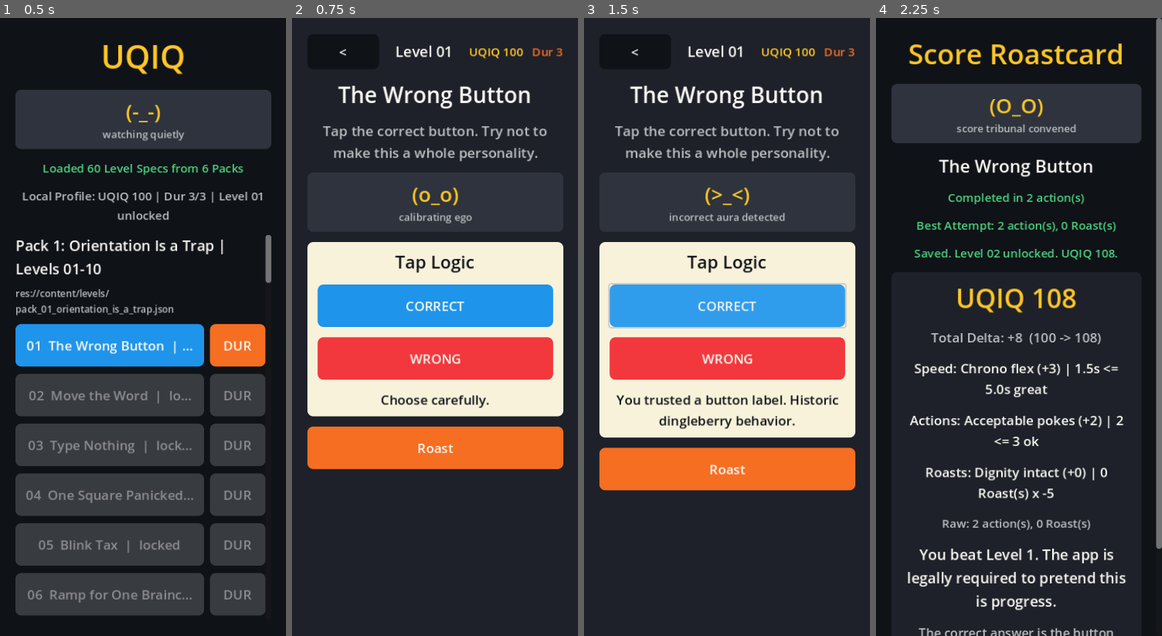
Above: before the commit, frames 1-4 (left to right).
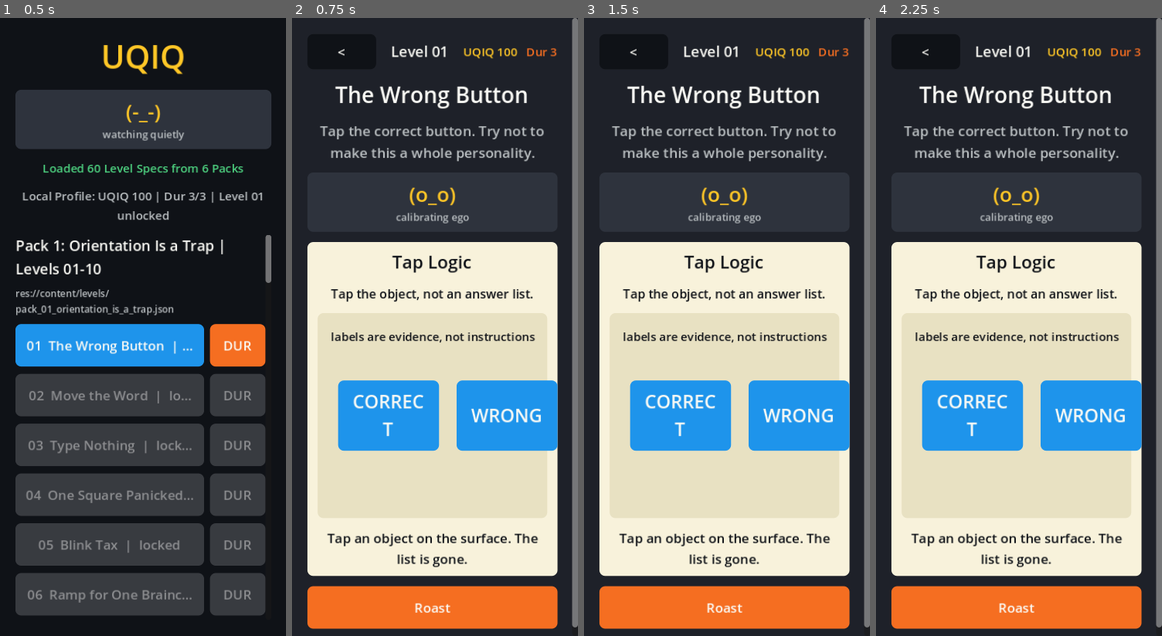
Above: after the commit, the same moments.

Repository: scwlkr/UQIQ
Game: Godot game, scene res://scenes/Main.tscn
Same seed, same stepped clock (60 frames per second), same inputs: the game is played once before the commit and once after it.
Inputs (mouse positions are in pixels of both pictures, inside the frame that each line leads up to):
- Up to frame 1 (0.5 s): no input
- Up to frame 2 (0.75 s): click "01 The Wrong Button | playable" at 0.5 s
- Up to frame 3 (1.5 s): click (727, 308) at 1.25 s, where only the run before the commit has a clickable "CORRECT"
- Up to frame 4 (2.25 s): click (1019, 357) at 2 s, where only the run before the commit has a clickable "WRONG"

Frame 1 is identical in both runs. In frame 2, 53% of the frame differs, in the area x 5-100%, y 0-99%; in frame 3, 53%; in frame 4, 67%, in the area x 5-100%, y 4-100%.

Commit message:
Add tactile Tap Logic prototype

Diff:
--- a/content/levels/pack_01_orientation_is_a_trap.json
+++ b/content/levels/pack_01_orientation_is_a_trap.json
@@ -16,14 +16,32 @@
           {
             "id": "correct_button",
             "label": "CORRECT",
-            "role": "decoy"
+            "role": "decoy",
+            "scene_position": [
+              28,
+              92
+            ],
+            "scene_size": [
+              138,
+              96
+            ]
           },
           {
             "id": "wrong_button",
             "label": "WRONG",
-            "role": "correct"
+            "role": "correct",
+            "scene_position": [
+              190,
+              92
+            ],
+            "scene_size": [
+              138,
+              96
+            ]
           }
         ],
+        "interaction_model": "direct_tap_scene",
+        "scene_prompt": "Tap the object, not an answer list.",
         "feedback_on_wrong_tap": "Nope. The label was loud, not right."
       },
       "solution": {
@@ -56,7 +74,7 @@
       "assets": {
         "style": "flat_vector",
         "shapes": [
-          "two_large_buttons",
+          "two_tappable_scene_objects",
           "judge_face_stub"
         ]
       },
--- a/scripts/main.gd
+++ b/scripts/main.gd
@@ -39,6 +39,7 @@
 var _last_score_result := {}
 var _level_list_notice := ""
 var _level_started_at_msec := 0
+var _last_direct_tap_target_id := ""
 var _feedback_counts := {}
 var _last_feedback_kind := ""
 var _feedback_player: AudioStreamPlayer
@@ -340,6 +341,7 @@
 	_last_score_result = {}
 	_level_list_notice = ""
 	_text_input = null
+	_last_direct_tap_target_id = ""
 	_selected_drag_id = ""
 	_dragging_object_id = ""
 	_dragging_tile = null
@@ -842,6 +844,10 @@
 
 
 func _render_tap_logic(stage_box: VBoxContainer) -> void:
+	if _uses_direct_tap_scene():
+		_render_direct_tap_scene(stage_box)
+		return
+
 	var targets = _rules().get("tap_targets", [])
 	if typeof(targets) == TYPE_ARRAY:
 		for target in targets:
@@ -853,6 +859,34 @@
 			stage_box.add_child(target_button)
 
 	_add_feedback(stage_box, "Choose carefully.")
+
+
+func _render_direct_tap_scene(stage_box: VBoxContainer) -> void:
+	_add_label(stage_box, str(_rules().get("scene_prompt", "Tap the right object in the scene.")), 17, COLOR_INK)
+
+	var surface := Panel.new()
+	surface.name = "tap_scene_surface"
+	surface.custom_minimum_size = Vector2(0, 280)
+	surface.size_flags_horizontal = Control.SIZE_EXPAND_FILL
+	surface.add_theme_stylebox_override("panel", _flat_box(Color(0.91, 0.88, 0.76), 8))
+	stage_box.add_child(surface)
+
+	var hint := _new_label("labels are evidence, not instructions", 16, COLOR_INK)
+	hint.position = Vector2(18, 18)
+	hint.size = Vector2(300, 28)
+	hint.horizontal_alignment = HORIZONTAL_ALIGNMENT_LEFT
+	surface.add_child(hint)
+
+	var targets = _rules().get("tap_targets", [])
+	if typeof(targets) == TYPE_ARRAY:
+		for index in range(targets.size()):
+			var target = targets[index]
+			if typeof(target) != TYPE_DICTIONARY:
+				continue
+
+			surface.add_child(_make_direct_tap_target(target, index))
+
+	_add_feedback(stage_box, "Tap an object on the surface. The list is gone.")
 
 
 func _render_drag_logic(stage_box: VBoxContainer) -> void:
@@ -1097,8 +1131,31 @@
 	_add_feedback(stage_box, "Deterministic choice fallback until this Level gets a direct drawing spec.")
 
 
+func _uses_direct_tap_scene() -> bool:
+	return str(_rules().get("interaction_model", "")) == "direct_tap_scene"
+
+
 func _uses_direct_physics_draw() -> bool:
 	return str(_rules().get("interaction_model", "")) == "direct_draw_line_then_release"
+
+
+func _make_direct_tap_target(target: Dictionary, index: int) -> PanelContainer:
+	var target_id := str(target.get("id", "target"))
+	var pad := PanelContainer.new()
+	pad.name = "tap_scene_target_%s" % target_id
+	pad.custom_minimum_size = _vector2_from_array(target.get("scene_size", []), Vector2(138, 96))
+	pad.size = pad.custom_minimum_size
+	pad.position = _vector2_from_array(target.get("scene_position", []), Vector2(28 + (index * 162), 92))
+	pad.mouse_filter = Control.MOUSE_FILTER_STOP
+	pad.set_meta("target_id", target_id)
+	pad.add_theme_stylebox_override("panel", _flat_box(COLOR_BLUE, 8))
+	pad.gui_input.connect(Callable(self, "_handle_direct_tap_scene_input").bind(target_id, pad))
+
+	var label := _new_label(str(target.get("label", "Tap")), 25, COLOR_TEXT)
+	label.vertical_alignment = VERTICAL_ALIGNMENT_CENTER
+	label.mouse_filter = Control.MOUSE_FILTER_IGNORE
+	pad.add_child(label)
+	return pad
 
 
 func _make_drag_tile(object: Dictionary) -> PanelContainer:
@@ -1158,6 +1215,17 @@
 		else:
 			_handle_direct_drag_drop(object_id, drop_target_id)
 		_mark_input_handled()
+
+
+func _handle_direct_tap_scene_input(event: InputEvent, target_id: String, pad: Control) -> void:
+	if not _is_primary_press(event):
+		return
+
+	_last_direct_tap_target_id = target_id
+	if pad != null and is_instance_valid(pad):
+		pad.add_theme_stylebox_override("panel", _flat_box(COLOR_YELLOW, 8))
+	_handle_tap_target(target_id)
+	_mark_input_handled()
 
 
 func _move_drag_tile(event: InputEvent, tile: Control) -> void:
@@ -1524,6 +1592,16 @@
 	return {}
 
 
+func _vector2_from_array(value: Variant, fallback: Vector2) -> Vector2:
+	if typeof(value) != TYPE_ARRAY:
+		return fallback
+
+	var values: Array = value
+	if values.size() < 2:
+		return fallback
+	return Vector2(float(values[0]), float(values[1]))
+
+
 func _score_component_text(components: Dictionary, key: String, title: String, fallback_label: String) -> String:
 	var component := _dictionary_from(components.get(key, {}))
 	var label := str(component.get("label", fallback_label))
--- /dev/null
+++ b/scripts/verify_issue_43_tactile_tap_logic.gd
@@ -0,0 +1,150 @@
+extends SceneTree
+
+const LevelLoaderScript := preload("res://scripts/level_loader.gd")
+const LocalProfileScript := preload("res://scripts/local_profile.gd")
+const MainScene := preload("res://scenes/Main.tscn")
+const TEST_SAVE_PATH := "user://issue_43_tactile_tap_logic_profile.json"
+
+var _loader := LevelLoaderScript.new()
+var _pack_set := {}
+var _main: Control
+var _profile: RefCounted
+var _failed := false
+
+
+func _initialize() -> void:
+	_remove_test_save()
+	_pack_set = _loader.load_default_packs()
+	_require(not _pack_set.is_empty(), _loader.last_error)
+	if _failed:
+		return
+
+	_boot_main_scene()
+	if _failed:
+		return
+
+	_verify_tactile_tap_logic()
+	if _failed:
+		return
+
+	print("Issue #43 Tap Logic verification passed: Level 1 renders a tactile direct tap scene, rejects a wrong direct tap, and completes through Score Roastcard from a direct object tap.")
+	_cleanup()
+	quit(0)
+
+
+func _boot_main_scene() -> void:
+	_main = MainScene.instantiate() as Control
+	_require(_main != null, "Main scene could not be instantiated.")
+	_profile = LocalProfileScript.new(TEST_SAVE_PATH)
+	_main.set("_profile", _profile)
+	root.add_child(_main)
+	_require(_profile.last_error.is_empty(), _profile.last_error)
+
+
+func _verify_tactile_tap_logic() -> void:
+	var level := _level_by_number(1)
+	var level_id := str(level.get("id", ""))
+
+	_main.call("_show_play_screen", level)
+	var surface := _node_named(_main, "tap_scene_surface") as Control
+	var decoy_pad := _node_named(_main, "tap_scene_target_correct_button") as Control
+	var correct_pad := _node_named(_main, "tap_scene_target_wrong_button") as Control
+	_require(surface != null, "Tap Logic should render a named direct tap surface.")
+	_require(decoy_pad != null, "Tap Logic should render CORRECT as a direct scene target.")
+	_require(correct_pad != null, "Tap Logic should render WRONG as a direct scene target.")
+	_require(not (decoy_pad is Button), "Direct Tap Logic targets should not be Button answer choices.")
+	_require(not (correct_pad is Button), "Direct Tap Logic targets should not be Button answer choices.")
+	_require(not _has_button_text(_main, "CORRECT"), "Direct Tap Logic should not expose CORRECT as an answer-choice button.")
+	_require(not _has_button_text(_main, "WRONG"), "Direct Tap Logic should not expose WRONG as an answer-choice button.")
+
+	_main.call("_handle_direct_tap_scene_input", _screen_touch_event(true), "correct_button", decoy_pad)
+	_require(not _profile.is_level_completed(level_id), "Wrong direct tap should not complete Level 1.")
+	_require(int(_main.get("_tap_count")) == 1, "Wrong direct tap should count as one action.")
+	_require(str(_main.get("_last_direct_tap_target_id")) == "correct_button", "Direct tap handler should record the touched decoy target.")
+
+	_main.call("_show_play_screen", level)
+	correct_pad = _node_named(_main, "tap_scene_target_wrong_button") as Control
+	_require(correct_pad != null, "Tap Logic should render WRONG scene target after replay.")
+	if _failed:
+		return
+
+	_main.call("_handle_direct_tap_scene_input", _mouse_button_event(Vector2(16, 16), true), "wrong_button", correct_pad)
+	_require(_profile.is_level_completed(level_id), "Correct direct tap should complete Level 1.")
+	_require(str(_main.get("_last_direct_tap_target_id")) == "wrong_button", "Direct tap handler should record the touched winning target.")
+	_require(_screen_has_label_text("Score Roastcard"), "Correct direct tap should route to Score Roastcard.")
+	var best_attempt: Dictionary = _profile.get_best_attempt(level_id)
+	_require(int(best_attempt.get("action_count", 0)) == 1, "Correct direct tap should persist as one direct action.")
+
+
+func _mouse_button_event(position: Vector2, pressed: bool) -> InputEventMouseButton:
+	var event := InputEventMouseButton.new()
+	event.button_index = MOUSE_BUTTON_LEFT
+	event.pressed = pressed
+	event.position = position
+	return event
+
+
+func _screen_touch_event(pressed: bool) -> InputEventScreenTouch:
+	var event := InputEventScreenTouch.new()
+	event.pressed = pressed
+	event.position = Vector2(16, 16)
+	return event
+
+
+func _level_by_number(level_number: int) -> Dictionary:
+	var level := _loader.find_level_by_number(_pack_set, level_number)
+	_require(not level.is_empty(), "Level %d should exist in default packs." % level_number)
+	return level
+
+
+func _node_named(node: Node, node_name: String) -> Node:
+	if node.name == node_name:
+		return node
+	for child in node.get_children():
+		var match := _node_named(child, node_name)
+		if match != null:
+			return match
+	return null
+
+
+func _has_button_text(node: Node, text: String) -> bool:
+	if node is Button and str(node.text) == text:
+		return true
+	for child in node.get_children():
+		if _has_button_text(child, text):
+			return true
+	return false
+
+
+func _screen_has_label_text(text: String) -> bool:
+	return _node_has_label_text(_main, text)
+
+
+func _node_has_label_text(node: Node, text: String) -> bool:
+	if node is Label and str(node.text).contains(text):
+		return true
+	for child in node.get_children():
+		if _node_has_label_text(child, text):
+			return true
+	return false
+
+
+func _require(condition: bool, message: String) -> void:
+	if condition:
+		return
+
+	push_error(message)
+	_failed = true
+	_cleanup()
+	quit(1)
+
+
+func _cleanup() -> void:
+	if _main != null:
+		_main.queue_free()
+	_remove_test_save()
+
+
+func _remove_test_save() -> void:
+	if FileAccess.file_exists(TEST_SAVE_PATH):
+		DirAccess.remove_absolute(ProjectSettings.globalize_path(TEST_SAVE_PATH))
Not shown, changed: README.md
Not shown, changed: docs/RELEASE_STATUS.md
